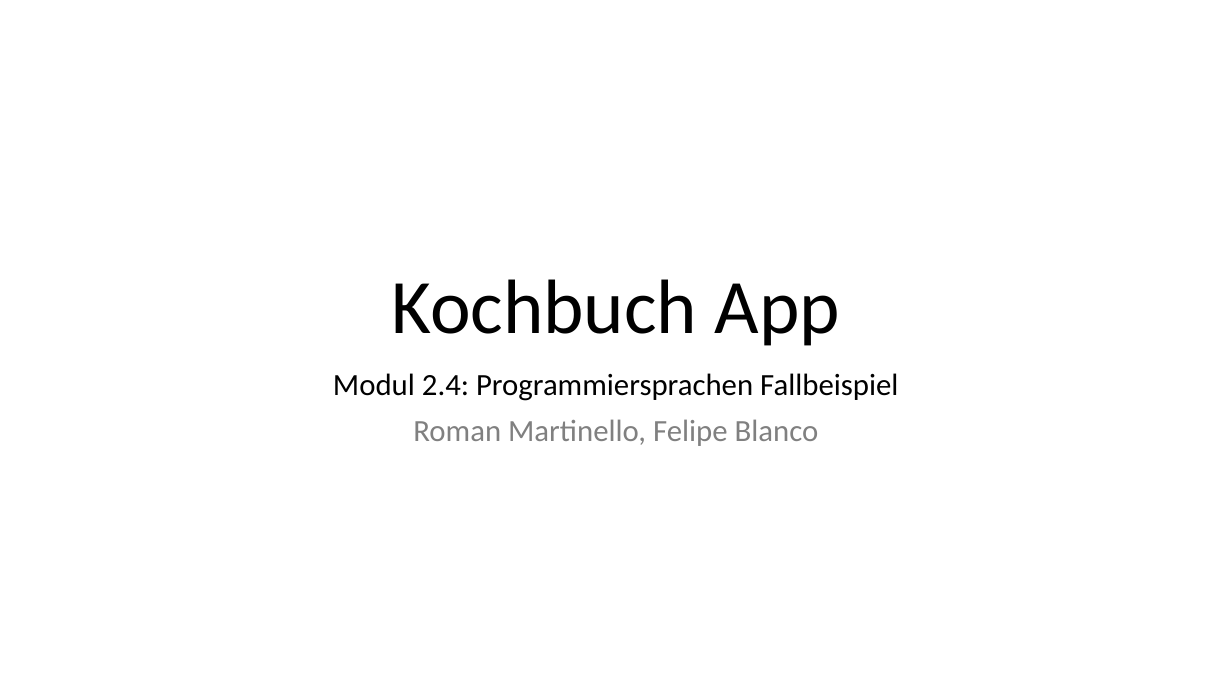
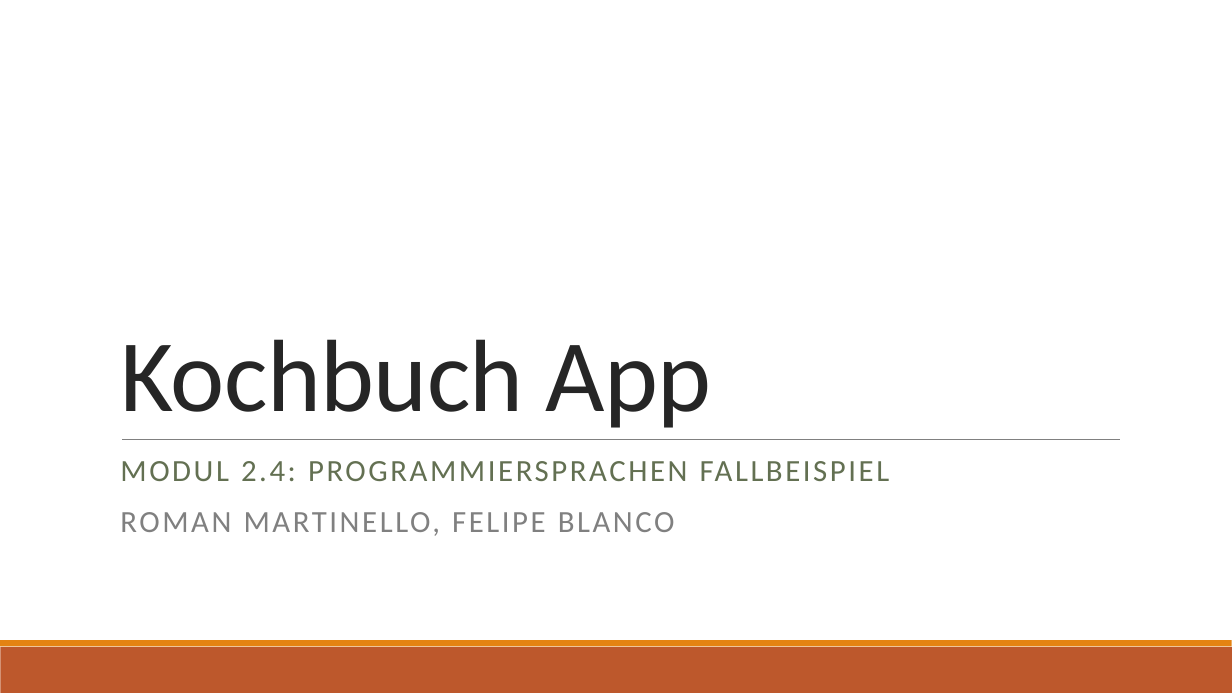
Before and after one commit to HolzbaumStudios/CookBook, a slide deck: slide 1 of Docs/Präsentation_Kochbuch.pptx. Drawn at 1232x693 pixels with LibreOffice and Linux fonts; fonts in the diff are those of the drawing. Boxes give left, top, right and bottom in pixels: in the first picture for what was removed or moved away, otherwise in the second. Text is boxed around its words. In the diff, an @@ line names an element or a change of style, - is before the commit and + after.

Commit message:
Praesentation
+ Teil Roman Präsi

```diff
--- a/Docs/Präsentation_Kochbuch.pptx
+++ b/Docs/Präsentation_Kochbuch.pptx
@@ title "Kochbuch App": place and size @@
-title "Kochbuch App" at (391,279,840,346)
+title "Kochbuch App" at (120,339,712,428)
@@ title "Kochbuch App" at (120,339,712,428): size 60 to 80 pt, text colour #000000 to #262626, letter spacing 0 to -0.5 pt; alignment centre to left; line spacing 0.9 to 0.85 @@
@@ line added from (122, 439) to (1120, 439), #808080 0.5 pt @@
@@ subtitle at (120,461,890,536): text changed; text colour #000000 to #637052 @@
-Modul 2.4: Programmiersprachen Fallbeispiel
-Roman Martinello, Felipe Blanco
+MODUL 2.4: PROGRAMMIERSPRACHEN FALLBEISPIEL
+ROMAN MARTINELLO, FELIPE BLANCO
@@ rectangle added at (0,647,1232,693), fill #BD582C @@
@@ rectangle added at (0,640,1232,647), fill #E48312 @@
```
Also in this commit, not shown: 1 other slide changed, 13 slides added, 2 other files.
